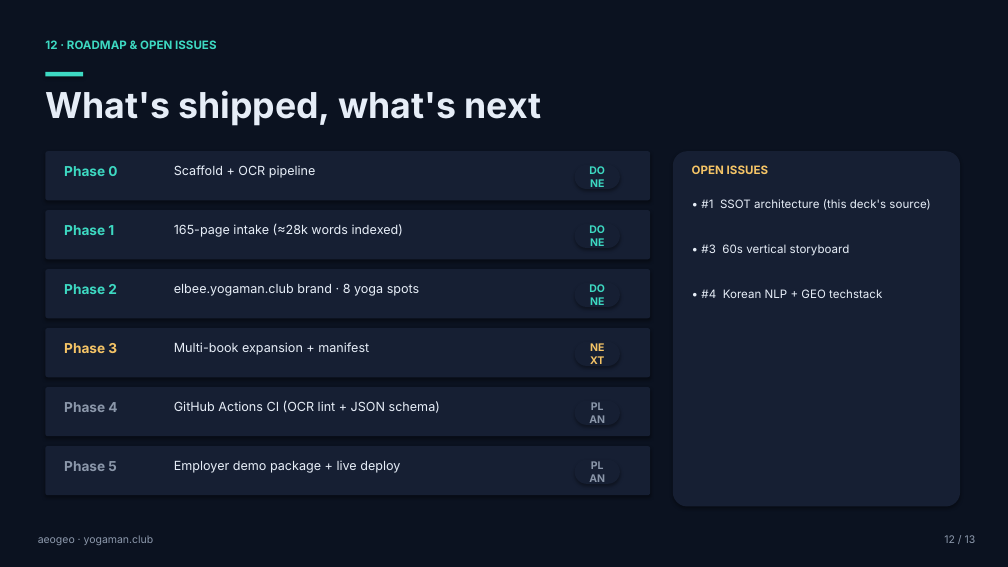
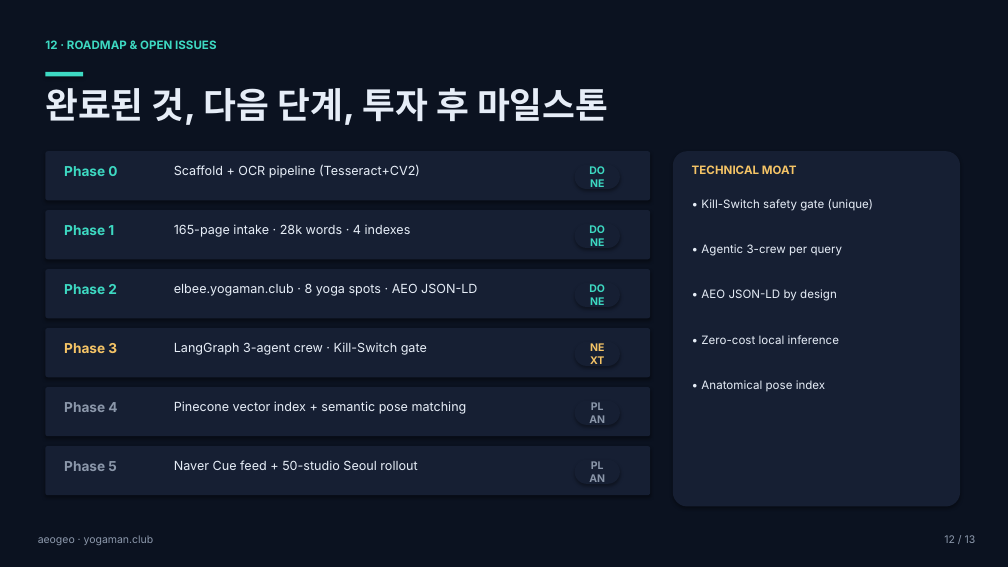
Before and after one commit to prgrms-aibe-devcourse/AIBE5_FinalProject_Team11, a slide deck: slide 12 of pitch/aeogeo_tech_deepdive_deck.pptx. Drawn at 1008x567 pixels with LibreOffice and Linux fonts; fonts in the diff are those of the drawing. Boxes give left, top, right and bottom in pixels: in the first picture for what was removed or moved away, otherwise in the second. Text is boxed around its words. In the diff, an @@ line names an element or a change of style, - is before the commit and + after.

```diff
--- a/pitch/aeogeo_tech_deepdive_deck.pptx
+++ b/pitch/aeogeo_tech_deepdive_deck.pptx
@@ text at [45, 88, 608, 125]: text changed @@
-What's shipped, what's next
+완료된 것, 다음 단계, 투자 후 마일스톤
@@ text at [174, 165, 420, 178]: text changed @@
-Scaffold + OCR pipeline
+Scaffold + OCR pipeline (Tesseract+CV2)
@@ text at [692, 165, 797, 174]: text changed @@
-OPEN ISSUES
+TECHNICAL MOAT
@@ text at [701, 199, 873, 211]: text changed @@
-• #1 SSOT architecture (this deck's source)
+• Kill-Switch safety gate (unique)
@@ text at [174, 224, 411, 237]: text changed @@
-165-page intake (≈28k words indexed)
+165-page intake · 28k words · 4 indexes
@@ text at [701, 244, 843, 256]: text changed @@
-• #3 60s vertical storyboard
+• Agentic 3-crew per query
@@ text at [174, 283, 477, 296]: text changed @@
-elbee.yogaman.club brand · 8 yoga spots
+elbee.yogaman.club · 8 yoga spots · AEO JSON-LD
@@ text at [701, 289, 837, 301]: text changed @@
-• #4 Korean NLP + GEO techstack
+• AEO JSON-LD by design
@@ text at [174, 342, 427, 355]: text changed @@
-Multi-book expansion + manifest
+LangGraph 3-agent crew · Kill-Switch gate
@@ text added at [701, 335, 839, 344], 11 pt, text #E6EDF7 @@
+• Zero-cost local inference
@@ text added at [701, 380, 826, 392], 11 pt, text #E6EDF7 @@
+• Anatomical pose index
@@ text at [174, 401, 467, 414]: text changed @@
-GitHub Actions CI (OCR lint + JSON schema)
+Pinecone vector index + semantic pose matching
@@ text at [174, 460, 417, 470]: text changed @@
-Employer demo package + live deploy
+Naver Cue feed + 50-studio Seoul rollout
```
Also in this commit, not shown: 2 other slides changed, 10 other files.
